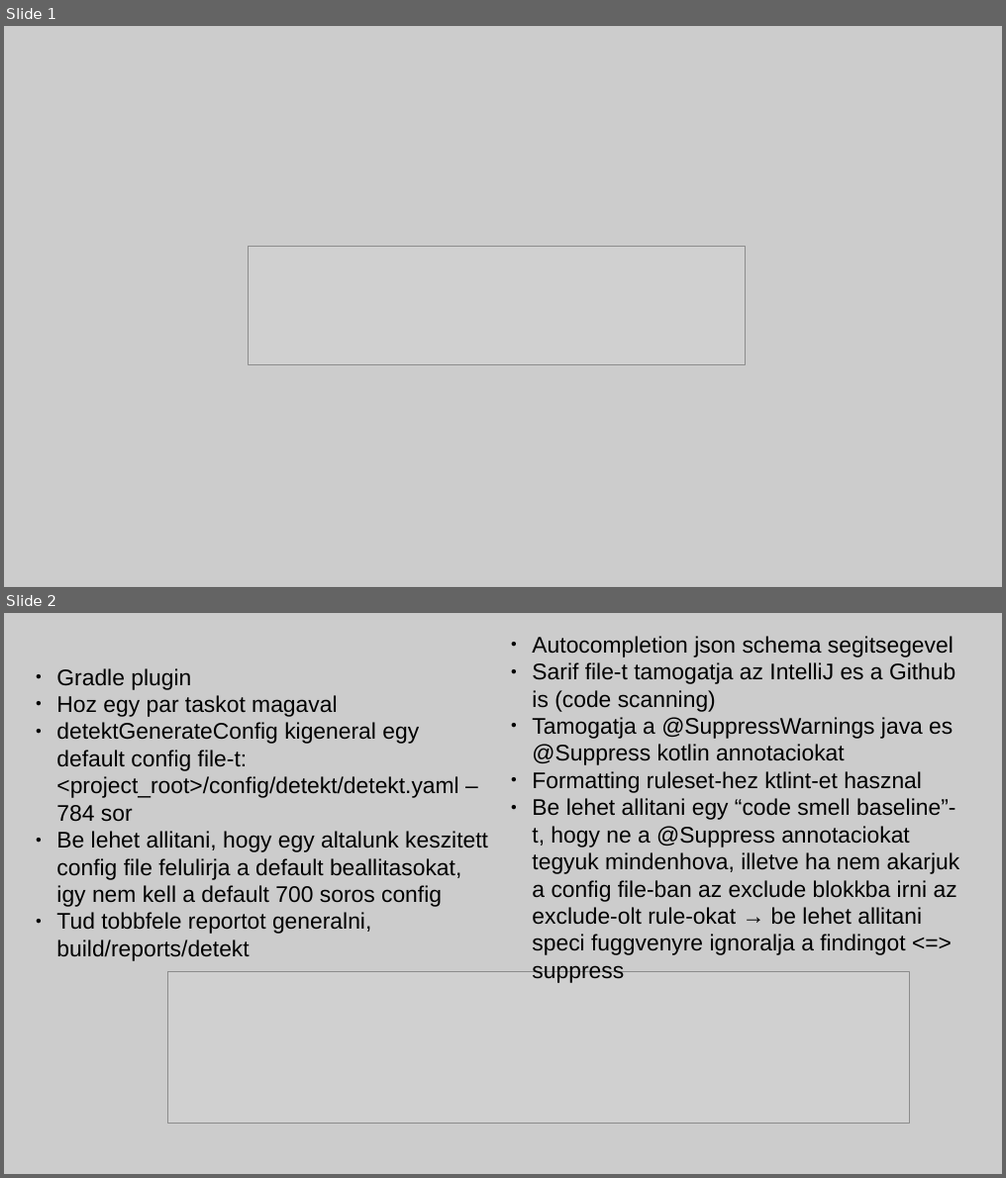
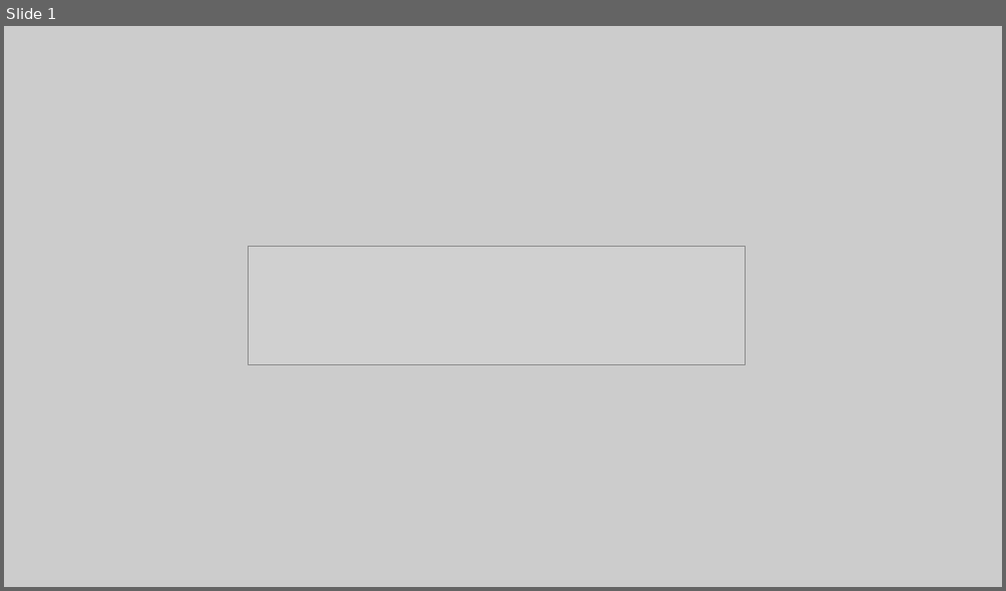
Before and after one commit to adams1mon/detekt-demo, a slide deck: detekt-presentation/presentation.odp. Shown one above the other, each under a label of ours: slides 1 and 2 before the commit, slide 1 after it. The pictures are 1006x1178 and 1006x591 pixels, drawn with LibreOffice and Linux fonts; fonts in the diff are those of the drawing; grey boxes stand for pictures. Boxes give left, top, right and bottom in pixels: in the first picture for what was removed or moved away, otherwise in the second. Text is boxed around its words. In the diff, an @@ line names an element or a change of style, - is before the commit and + after.

```diff
--- a/detekt-presentation/presentation.odp
+++ b/detekt-presentation/presentation.odp
@@ slide 2 removed at (4,613,1002,1174), background #CCCCCC @@
@@ text removed at (532,636,960,956) @@
-● Autocompletion json schema segitsegevel
-● Sarif file-t tamogatja az IntelliJ es a Github is (code scanning)
-● Tamogatja a @SuppressWarnings java es @Suppress kotlin annotaciokat
-● Formatting ruleset-hez ktlint-et hasznal
-● Be lehet allitani egy “code smell baseline”-t, hogy ne a @Suppress annotaciokat tegyuk mindenhova, illetve ha nem akarjuk a config file-ban az exclude blokkba irni az exclude-olt rule-okat → be lehet allitani speci fuggvenyre ignoralja a findingot <=> suppress
@@ text removed at (56,668,488,961) @@
-● Gradle plugin
-● Hoz egy par taskot magaval
-● detektGenerateConfig kigeneral egy default config file-t: <project_root>/config/detekt/detekt.yaml – 784 sor
-● Be lehet allitani, hogy egy altalunk keszitett config file felulirja a default beallitasokat, igy nem kell a default 700 soros config
-● Tud tobbfele reportot generalni, build/reports/detekt
@@ picture removed at (168,971,910,1123) @@
```
Also in this commit, not shown: 6 slides added, 2 other slides removed, 3 other files.
